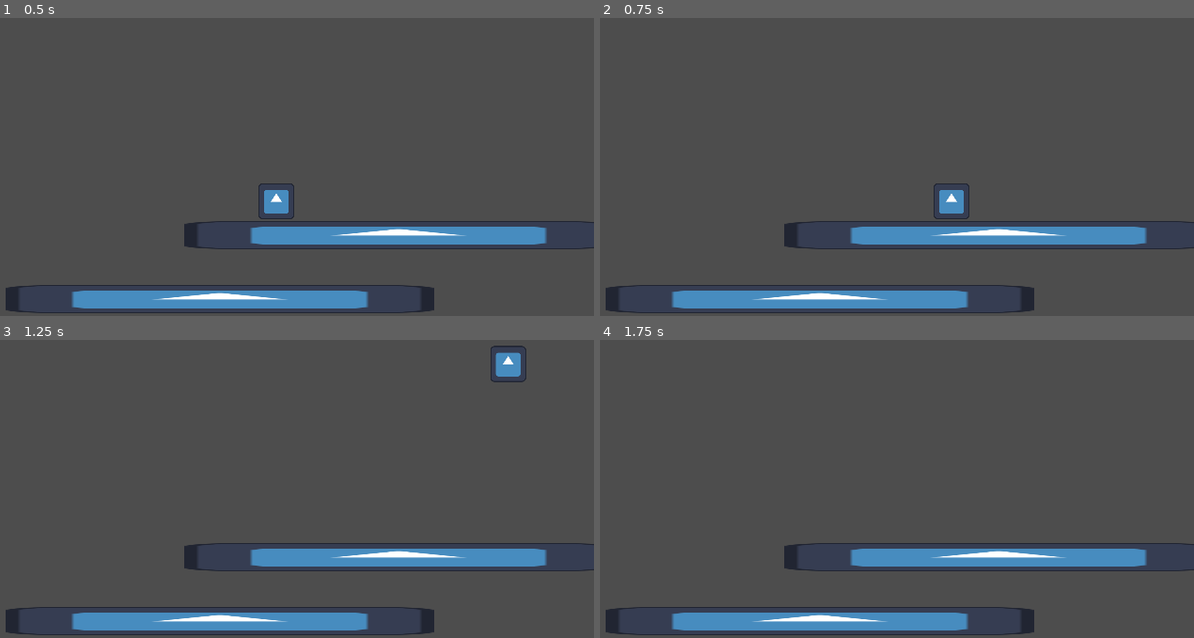
Above: before the commit, frames 1-4 (two rows, left to right).
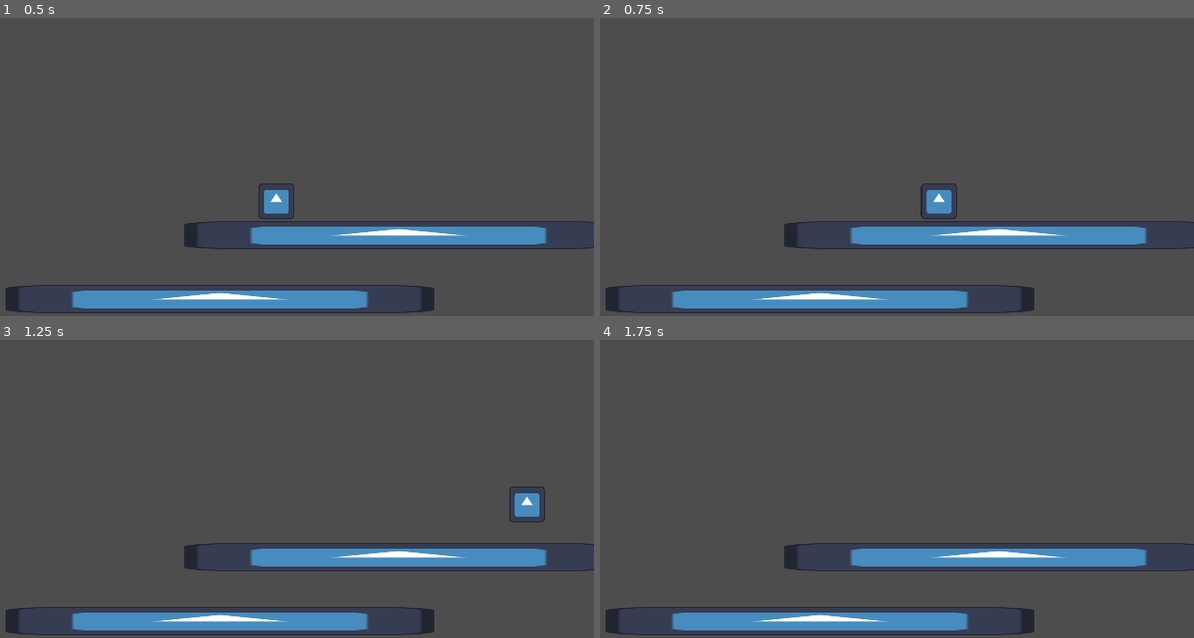
Above: after the commit, the same moments.

Repository: AlexPham0209/DuckedUp
Game: Godot game, scene res://src/Scenes/Test.tscn
Same seed, same stepped clock (60 frames per second), same inputs: the game is played once before the commit and once after it. The project has no main scene, so this scene is started directly. The engine's default icon, where the game draws it, is replaced by a stand-in: a white triangle on a blue panel in a dark square.
Inputs:
- Up to frame 1 (0.5 s): no input
- Up to frame 2 (0.75 s): tap Enter at 0.5 s; hold D (Right) from 0.53 s (still down); tap Down (Glide) at 0.6 s
- Up to frame 3 (1.25 s): keep holding D (Right); tap Z (Jump) at 0.77, 0.8, 1.07 s
- Up to frame 4 (1.75 s): keep holding D (Right); tap Z (Jump) at 1.35, 1.52 s; tap Down (Glide) at 1.55 s

Frame 1 is identical in both runs. In frame 2, 0.5% of the frame differs, in the area x 53-63%, y 55-68%; in frame 3, 0.9%, in the area x 82-92%, y 1-62%; in frame 4, nothing differs.
Error before the commit: Attempt to call function 'enter' in base 'null instance' on a null instance. (res://src/Scripts/StateMachine.gd:15)

Commit message:
Added states to player

Diff:
--- a/src/Scenes/Bird.tscn
+++ b/src/Scenes/Bird.tscn
@@ -1,9 +1,12 @@
-[gd_scene load_steps=6 format=3 uid="uid://cp3wgxmnq8bh3"]
+[gd_scene load_steps=9 format=3 uid="uid://cp3wgxmnq8bh3"]
 
 [ext_resource type="Script" path="res://src/Scripts/Bird.gd" id="1_7n7lr"]
 [ext_resource type="Texture2D" uid="uid://ctuc130lq8upw" path="res://icon.svg" id="1_bpuhi"]
 [ext_resource type="PackedScene" uid="uid://dvrp86le842ll" path="res://src/Scenes/States/StateMachine.tscn" id="3_jsfwl"]
 [ext_resource type="PackedScene" uid="uid://edu7dp8kny6c" path="res://src/Scenes/States/State.tscn" id="4_8c0lo"]
+[ext_resource type="Script" path="res://src/Scripts/RunState.gd" id="5_wmsxg"]
+[ext_resource type="Script" path="res://src/Scripts/IdleState.gd" id="6_vv0qh"]
+[ext_resource type="Script" path="res://src/Scripts/AirState.gd" id="7_saao3"]
 
 [sub_resource type="RectangleShape2D" id="RectangleShape2D_jyl04"]
 
@@ -33,7 +36,19 @@
 one_shot = true
 
 [node name="StateMachine" parent="." instance=ExtResource("3_jsfwl")]
+initial_state = "Idle"
 
 [node name="Run" parent="StateMachine" instance=ExtResource("4_8c0lo")]
+script = ExtResource("5_wmsxg")
+
+[node name="Idle" parent="StateMachine" instance=ExtResource("4_8c0lo")]
+script = ExtResource("6_vv0qh")
+
+[node name="Jump" parent="StateMachine" instance=ExtResource("4_8c0lo")]
+script = ExtResource("7_saao3")
+
+[node name="Glide" parent="StateMachine" instance=ExtResource("4_8c0lo")]
+
+[node name="Flap" parent="StateMachine" instance=ExtResource("4_8c0lo")]
 
 [connection signal="timeout" from="FlapTimer" to="." method="_on_flap_timer_timeout"]
--- /dev/null
+++ b/src/Scripts/AirState.gd
@@ -0,0 +1,38 @@
+extends State
+@onready var bird = $"../.."
+
+func enter():
+	bird.velocity.y = bird.JUMP_VELOCITY
+
+	if Input.is_action_just_released("Jump") and bird.velocity.y < 0:
+		bird.velocity.y /= 2;
+
+	bird.flaps += 1
+
+func physics_update(delta):
+	move(delta)
+	handle_jump(delta)
+
+func handle_jump(delta):
+	var can_flap = Input.is_action_just_pressed("Jump") \
+		and bird.flaps < bird.flap_amount
+
+	if Input.is_action_just_released("Jump") and bird.velocity.y < 0:
+		bird.velocity.y /= 2;
+
+	if bird.is_on_floor():
+		if bird.velocity.x == 0:
+			transition_to.emit("Idle")
+		else:
+			transition_to.emit("Run")
+
+
+
+func move(delta):
+	# Get the input direction and handle the movement/deceleration.
+	# As good practice, you should replace UI actions with custom gameplay actions.
+	var direction = Input.get_axis("Left", "Right")
+	if direction:
+		bird.velocity.x = direction * bird.SPEED
+	else:
+		bird.velocity.x = move_toward(bird.velocity.x, 0, bird.SPEED)
--- a/src/Scripts/Bird.gd
+++ b/src/Scripts/Bird.gd
@@ -1,4 +1,5 @@
 extends CharacterBody2D
+class_name Bird
 
 @export var SPEED = 300.0
 @export var JUMP_VELOCITY = -400.0
@@ -11,6 +12,7 @@
 @onready var coyote_jump_timer = $CoyoteJumpTimer
 @onready var jump_buffer_timer = $JumpBuffer
 @onready var flap_timer = $FlapTimer
+@onready var state_machine = $StateMachine
 
 # Get the gravity from the project settings to be synced with RigidBody nodes
 var gravity = ProjectSettings.get_setting("physics/2d/default_gravity")
@@ -38,51 +40,9 @@
 	if Input.is_action_just_pressed("Jump"):
 		jump_buffer_timer.start()
 
-	glide()
-	move(delta)
-	jump(delta)
+
 	move_and_slide()
 
-func move(delta):
-	# Get the input direction and handle the movement/deceleration.
-	# As good practice, you should replace UI actions with custom gameplay actions.
-	var direction = Input.get_axis("Left", "Right")
-	if direction:
-		velocity.x = direction * SPEED
-	else:
-		velocity.x = move_toward(velocity.x, 0, SPEED)
-
-	#If currently in flap, then reduce the velocity of horizontal movement so that there is only a little movement
-	if not can_flap:
-		velocity.x /= 3
-
-func jump(delta):
-	#If pressed jump in the air and flaps is above 0, then flap/double jump.
-	if Input.is_action_just_pressed("Jump") and coyote_jump_timer.is_stopped() and flaps > 0:
-		flap_timer.start()
-		can_flap = false
-		flaps -= 1
-		velocity.x = move_toward(velocity.x, 0, SPEED)
-		velocity.y = FLAP_VELOCITY
-
-	# Handle Jump.
-	if !jump_buffer_timer.is_stopped() and !coyote_jump_timer.is_stopped() and can_flap:
-		jump_buffer_timer.stop()
-		coyote_jump_timer.stop()
-		velocity.y = JUMP_VELOCITY
-
-	#If Jump Button is released, decrease velocity and weaken jump
-	if Input.is_action_just_released("Jump") and can_flap and velocity.y < 0:
-		velocity.y /= 2
-
-
-func glide():
-	if Input.is_action_just_pressed("Glide") and not is_on_floor():
-		velocity.y /= 2
-		is_gliding = true
-
-	if Input.is_action_just_released("Glide") and is_gliding:
-		is_gliding = false
 
 #End of flap
 func _on_flap_timer_timeout():
--- /dev/null
+++ b/src/Scripts/FlapState.gd
@@ -0,0 +1,11 @@
+extends Node
+
+
+# Called when the node enters the scene tree for the first time.
+func _ready():
+	pass # Replace with function body.
+
+
+# Called every frame. 'delta' is the elapsed time since the previous frame.
+func _process(delta):
+	pass
--- /dev/null
+++ b/src/Scripts/IdleState.gd
@@ -0,0 +1,15 @@
+extends State
+
+@onready var bird : Bird = $"../.."
+
+func enter():
+	bird.velocity.x = 0
+
+
+func physics_update(deltas):
+	var direction = Input.get_axis("Left", "Right")
+	if direction:
+		transition_to.emit("Run")
+
+	if !bird.jump_buffer_timer.is_stopped() and !bird.coyote_jump_timer.is_stopped():
+		transition_to.emit("Run")
--- /dev/null
+++ b/src/Scripts/RunState.gd
@@ -0,0 +1,19 @@
+extends State
+
+@onready var bird : Bird = $"../.."
+
+func physics_update(delta):
+	move(delta)
+
+	if !bird.jump_buffer_timer.is_stopped() and !bird.coyote_jump_timer.is_stopped():
+		transition_to.emit("Jump")
+
+	if bird.velocity.x == 0 and bird.is_on_floor():
+		transition_to.emit("Idle")
+
+func move(delta):
+	var direction = Input.get_axis("Left", "Right")
+	if direction:
+		bird.velocity.x = direction * bird.SPEED
+	else:
+		bird.velocity.x = move_toward(bird.velocity.x, 0, bird.SPEED)
--- a/src/Scripts/State.gd
+++ b/src/Scripts/State.gd
@@ -13,7 +13,7 @@
 func update(delta):
 	pass
 
-func physic_update(delta):
+func physics_update(delta):
 	pass
 
 func input(event):
--- a/src/Scripts/StateMachine.gd
+++ b/src/Scripts/StateMachine.gd
@@ -4,7 +4,7 @@
 # Called when the node enters the scene tree for the first time.
 signal transition(state_name : String)
 
-@onready var initial_state : String
+@export var initial_state : String
 var state : State
 
 func _ready():
@@ -12,10 +12,11 @@
 		state.transition_to.connect(transition_to)
 		state.state_machine = self
 	self.state = get_node(initial_state)
+	print("Initial State: " + initial_state)
 	state.enter()
 
 func _physics_process(delta):
-	state.physic_update(delta)
+	state.physics_update(delta)
 
 func _process(delta):
 	state.update(delta)
@@ -27,6 +28,7 @@
 	if not has_node(state_name):
 		return
 
+	print("Transitioned to: " + state_name)
 	state.exit()
 	state = get_node(state_name)
 	state.enter()
